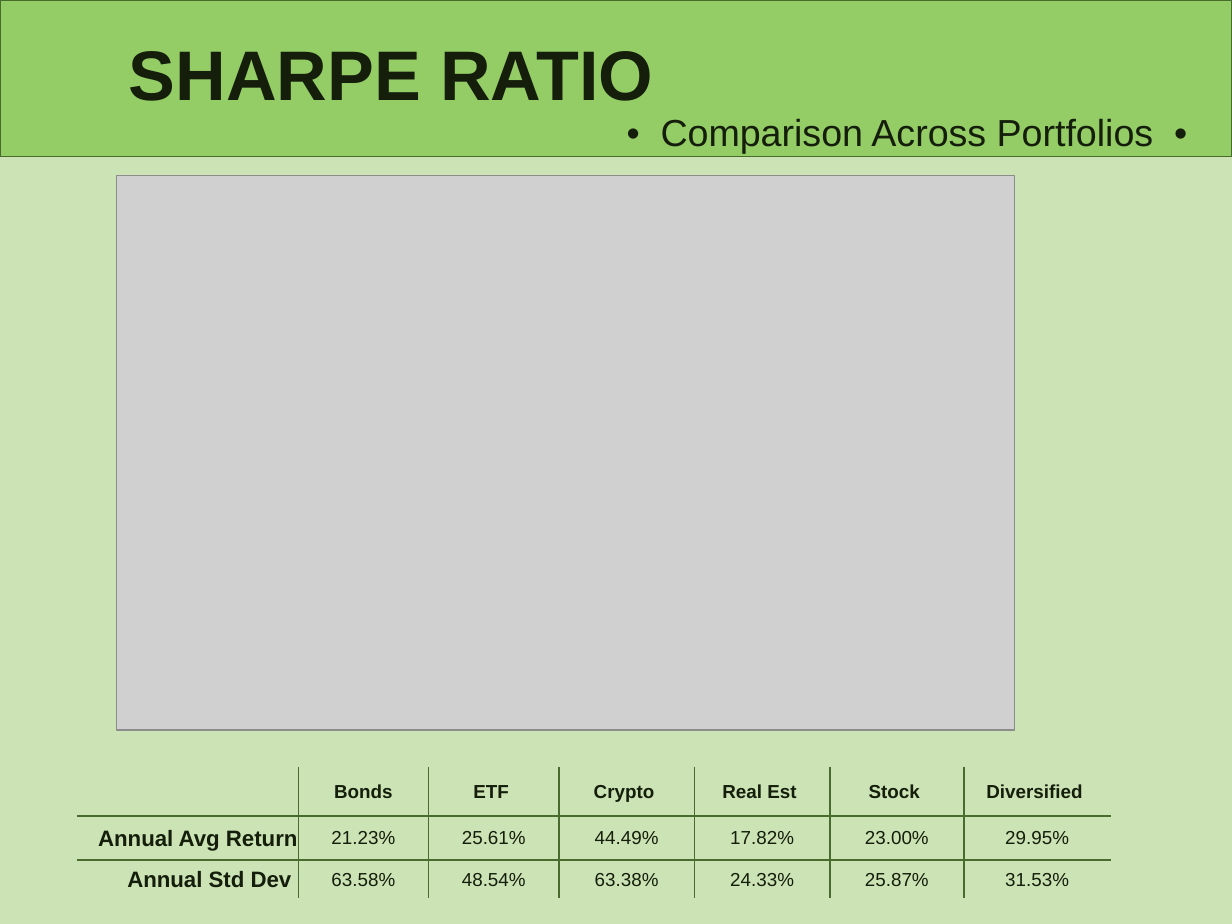
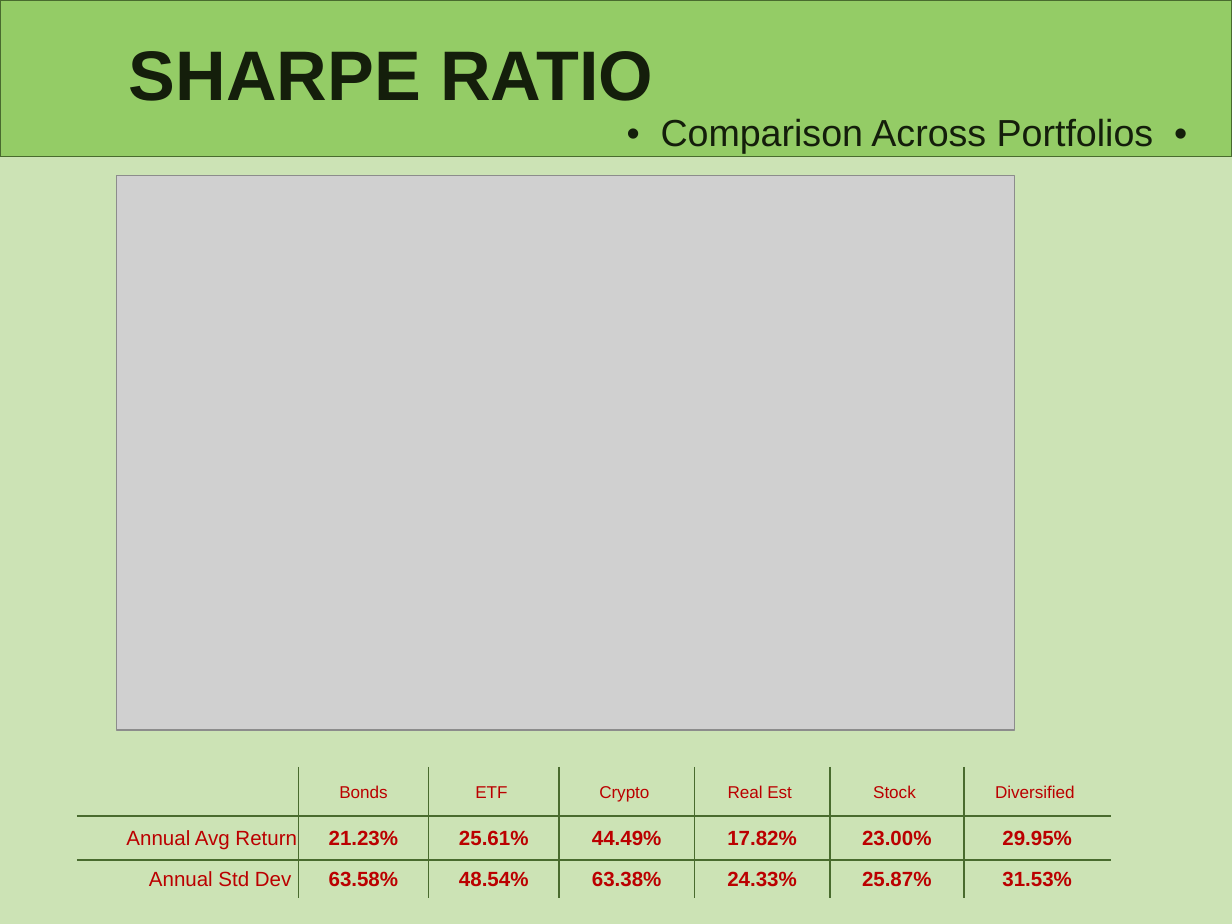
Before and after one commit to lindseyhardouin/Challenging_the_Status_Quo, a slide deck: slide 15 of presentation/P1- Challening the Status Quo.pptx. Drawn at 1232x924 pixels with LibreOffice and Linux fonts; fonts in the diff are those of the drawing; grey boxes stand for pictures. Boxes give left, top, right and bottom in pixels: in the first picture for what was removed or moved away, otherwise in the second. Text is boxed around its words. In the diff, an @@ line names an element or a change of style, - is before the commit and + after.

```diff
--- a/presentation/P1- Challening the Status Quo.pptx
+++ b/presentation/P1- Challening the Status Quo.pptx
@@ table at [78, 768, 1111, 898] @@
@@ size 11 to 10 pt in "Bonds", "ETF", "Crypto", "Real Est" and 2 more places @@
@@ text colour #141E0B to #BB0000 @@
@@ bold off in "Bonds", "ETF", "Crypto", "Real Est" and 4 more places @@
@@ size 13 to 12 pt in "Annual Avg Return", "Annual Std Dev" @@
@@ size 11 to 12 pt, bold on in "21.23%", "25.61%", "44.49%", "17.82%" and 8 more places @@
```
Also in this commit, not shown: 5 other slides changed, 7 slides removed.
